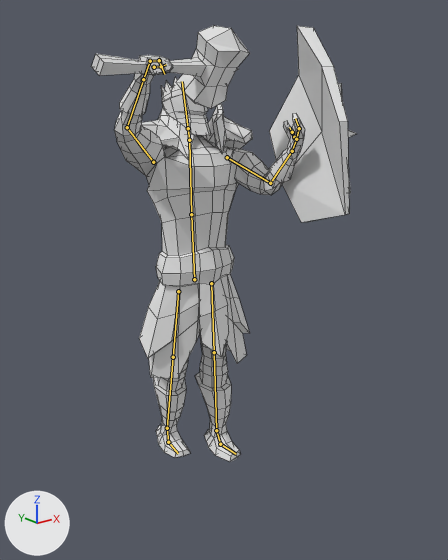
An edit to the Blender file Assets/Objects/Characters/o Holy Warrior/holy_warrior.blend, drawn before and after from the same camera.
One viewpoint serves both versions: a 50 mm lens placed at (-7.19, -9.83, 8.16), pointed at (0.25, -0.54, 4.44). Lighting does not change. The marker at lower left points along +X, +Y and +Z. Both versions are drawn at frame 3032 of the action 'Walk_blocking'; the numbers are the values there. The bones that bend it are drawn over the model as lines. Mesh edges are drawn as thin lines.

Names of what the first picture shows: 'Holy Warrior Mesh', 'Mace', 'Shield', 'Shoulders'.
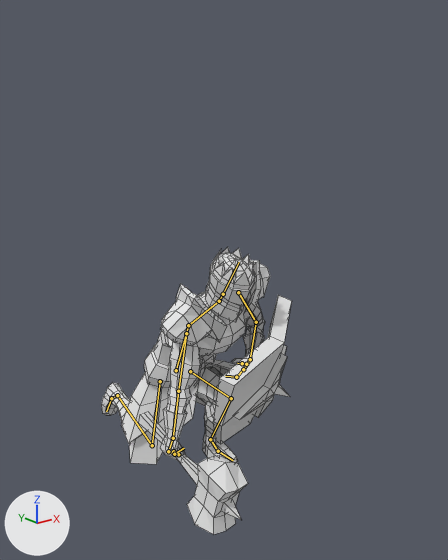
Pixel boxes (x1, y1, x2, y2) of what changed, in the pictures (448 x 560 px):
'Holy Warrior Mesh', posed (14% narrower, 47% shorter): before (114, 55, 305, 462); after (101, 247, 265, 464)
'Shield', posed (11% narrower, 24% shorter): before (269, 26, 357, 222); after (213, 295, 291, 444)
'Mace', posed (31% narrower, 46% taller): before (91, 25, 250, 108); after (138, 412, 248, 534)
'Shoulders', posed: before (142, 104, 253, 159); after (160, 260, 270, 346)
bone 'Torso', root to tip: before (194, 279) to (191, 214); after (176, 370) to (188, 325)
bone 'Chest', root to tip: before (191, 214) to (189, 140); after (188, 325) to (219, 301)
bone 'Neck', root to tip: before (189, 140) to (188, 128); after (219, 301) to (223, 294)
bone 'Upper Arm.L', root to tip: before (227, 157) to (270, 183); after (238, 292) to (256, 322)
bone 'Lower Arm.L', root to tip: before (270, 183) to (292, 151); after (256, 322) to (250, 359)
bone 'Hand.L', root to tip: before (292, 151) to (296, 139); after (250, 359) to (243, 369)
bone 'Thumb01.L', root to tip: before (294, 137) to (292, 132); after (246, 364) to (242, 363)
bone 'Hand.L.001', root to tip: before (296, 139) to (299, 128); after (243, 369) to (236, 377)
bone 'Hand.L.002', root to tip: before (299, 128) to (295, 118); after (236, 377) to (225, 376)
bone 'Upper Arm.R', root to tip: before (153, 162) to (127, 127); after (186, 333) to (178, 391)
bone 'Lower Arm.R', root to tip: before (127, 127) to (143, 79); after (178, 391) to (173, 438)
bone 'Hand.R', root to tip: before (143, 79) to (150, 61); after (173, 438) to (168, 451)
bone 'Thumb01.R', root to tip: before (154, 67) to (161, 66); after (173, 451) to (178, 454)
bone 'Thumb01.R.001', root to tip: before (161, 66) to (166, 64); after (178, 454) to (180, 455)

Patch to the scene script:
```diff
--- a/Assets/Objects/Characters/o Holy Warrior/holy_warrior.blend.py
+++ b/Assets/Objects/Characters/o Holy Warrior/holy_warrior.blend.py
@@ bone_torso @@
 bone_torso = bpy.data.objects['Armature.001'].pose.bones['Torso']
-bone_torso.location = (0.0, 0.45, -0.02)
-bone_torso.rotation_quaternion = (1.0, 0.0, 0.0, 0.0)  # degrees (0, 0, 0)
+bone_torso.location = (0.0, -1.86, 0.83)
+bone_torso.rotation_quaternion = (0.977, -0.214, 0.0, 0.0)  # degrees (-25, 0, 0)
@@ bone_chest @@
 bone_chest = bpy.data.objects['Armature.001'].pose.bones['Chest']  # child of 'Torso'
-bone_chest.rotation_quaternion = (0.996, 0.0, -0.093, 0.003)  # degrees (0, -11, 0)
+bone_chest.rotation_quaternion = (0.884, -0.45, 0.104, -0.079)  # degrees (-55, 6, -14)
@@ bone_neck @@
 bone_neck = bpy.data.objects['Armature.001'].pose.bones['Neck']  # child of 'Chest'
-bone_neck.rotation_quaternion = (0.978, -0.139, 0.158, -0.013)  # degrees (-17, 18, -4)
+bone_neck.rotation_quaternion = (0.973, -0.208, -0.093, -0.033)  # degrees (-24, -11, -1)
@@ bone_upper_arm_l @@
 bone_upper_arm_l = bpy.data.objects['Armature.001'].pose.bones['Upper Arm.L']  # child of 'Chest'
-bone_upper_arm_l.rotation_quaternion = (0.64, 0.541, -0.532, 0.224)  # degrees (104, -63, -38)
+bone_upper_arm_l.rotation_quaternion = (0.743, 0.543, -0.395, 0.108)  # degrees (81, -44, -22)
@@ bone_lower_arm_l @@
 bone_lower_arm_l = bpy.data.objects['Armature.001'].pose.bones['Lower Arm.L']  # child of 'Upper Arm.L'
-bone_lower_arm_l.rotation_quaternion = (0.807, 0.244, -0.157, 0.514)  # degrees (16, -30, 61)
+bone_lower_arm_l.rotation_quaternion = (0.66, 0.523, 0.259, 0.462)  # degrees (72, -8, 64)
@@ bone_hand_l @@
 bone_hand_l = bpy.data.objects['Armature.001'].pose.bones['Hand.L']  # child of 'Lower Arm.L'
-bone_hand_l.rotation_quaternion = (0.992, 0.077, 0.02, 0.028)  # degrees (9, 2, 3)
+bone_hand_l.rotation_quaternion = (0.985, 0.158, 0.041, 0.058)  # degrees (18, 4, 7)
@@ bone_thumb01_l @@
 bone_thumb01_l = bpy.data.objects['Armature.001'].pose.bones['Thumb01.L']  # child of 'Hand.L'
-bone_thumb01_l.rotation_quaternion = (0.906, 0.267, 0.079, 0.062)  # degrees (33, 7, 10)
+bone_thumb01_l.rotation_quaternion = (0.808, 0.547, 0.161, 0.127)  # degrees (70, 7, 23)
@@ bone_hand_l_001 @@
 bone_hand_l_001 = bpy.data.objects['Armature.001'].pose.bones['Hand.L.001']  # child of 'Hand.L'
-bone_hand_l_001.rotation_quaternion = (0.998, -0.034, -0.028, 0.009)  # degrees (-4, -3, 1)
+bone_hand_l_001.rotation_quaternion = (0.996, -0.07, -0.057, 0.018)  # degrees (-8, -6, 2)
@@ bone_hand_l_002 @@
 bone_hand_l_002 = bpy.data.objects['Armature.001'].pose.bones['Hand.L.002']  # child of 'Hand.L.001'
-bone_hand_l_002.rotation_quaternion = (0.951, -0.209, 0.024, -0.026)  # degrees (-25, 2, -4)
+bone_hand_l_002.rotation_quaternion = (0.9, -0.426, 0.05, -0.053)  # degrees (-51, 3, -8)
@@ bone_upper_arm_r @@
 bone_upper_arm_r = bpy.data.objects['Armature.001'].pose.bones['Upper Arm.R']  # child of 'Chest'
-bone_upper_arm_r.location = (0.0, 0.0, 0.0)
-bone_upper_arm_r.rotation_quaternion = (0.824, 0.246, 0.404, 0.34)  # degrees (50, 29, 59)
+bone_upper_arm_r.location = (-0.1, 0.03, 0.04)
+bone_upper_arm_r.rotation_quaternion = (0.666, -0.48, 0.502, 0.28)  # degrees (-84, 69, -18)
@@ bone_lower_arm_r @@
 bone_lower_arm_r = bpy.data.objects['Armature.001'].pose.bones['Lower Arm.R']  # child of 'Upper Arm.R'
-bone_lower_arm_r.rotation_quaternion = (0.898, -0.161, 0.135, 0.388)  # degrees (-11, 22, 45)
+bone_lower_arm_r.rotation_quaternion = (0.989, 0.005, -0.107, 0.087)  # degrees (-1, -12, 10)
@@ bone_hand_r @@
 bone_hand_r = bpy.data.objects['Armature.001'].pose.bones['Hand.R']  # child of 'Lower Arm.R'
-bone_hand_r.rotation_quaternion = (1.0, 0.0, 0.0, 0.0)  # degrees (0, 0, 0)
+bone_hand_r.rotation_quaternion = (0.98, -0.006, -0.035, -0.194)  # degrees (0, -4, -22)
@@ bone_thumb01_r @@
 bone_thumb01_r = bpy.data.objects['Armature.001'].pose.bones['Thumb01.R']  # child of 'Hand.R'
-bone_thumb01_r.rotation_quaternion = (0.933, 0.309, -0.108, 0.094)  # degrees (36, -15, 7)
+bone_thumb01_r.rotation_quaternion = (0.925, 0.369, -0.028, 0.076)  # degrees (43, -6, 7)
@@ bone_thumb01_r_001 @@
 bone_thumb01_r_001 = bpy.data.objects['Armature.001'].pose.bones['Thumb01.R.001']  # child of 'Thumb01.R'
-bone_thumb01_r_001.rotation_quaternion = (0.934, -0.003, -0.106, 0.219)  # degrees (-3, -12, 27)
+bone_thumb01_r_001.rotation_quaternion = (0.865, -0.006, -0.216, 0.447)  # degrees (-13, -22, 57)
@@ bone_leg_control_l @@
 bone_leg_control_l = bpy.data.objects['Armature.001'].pose.bones['Leg Control.L']
-bone_leg_control_l.location = (-0.05, 0.3, 0.0)
+bone_leg_control_l.location = (0.17, -0.11, 0.05)
@@ bone_leg_control_r @@
 bone_leg_control_r = bpy.data.objects['Armature.001'].pose.bones['Leg Control.R']
-bone_leg_control_r.location = (-0.08, -0.51, 0.0)
-bone_leg_control_r.rotation_quaternion = (1.0, 0.0, 0.0, 0.0)  # degrees (0, 0, 0)
+bone_leg_control_r.location = (-0.48, -2.44, -1.05)
+bone_leg_control_r.rotation_quaternion = (0.591, 0.797, -0.125, 0.0)  # degrees (108, -8, -12)
```
